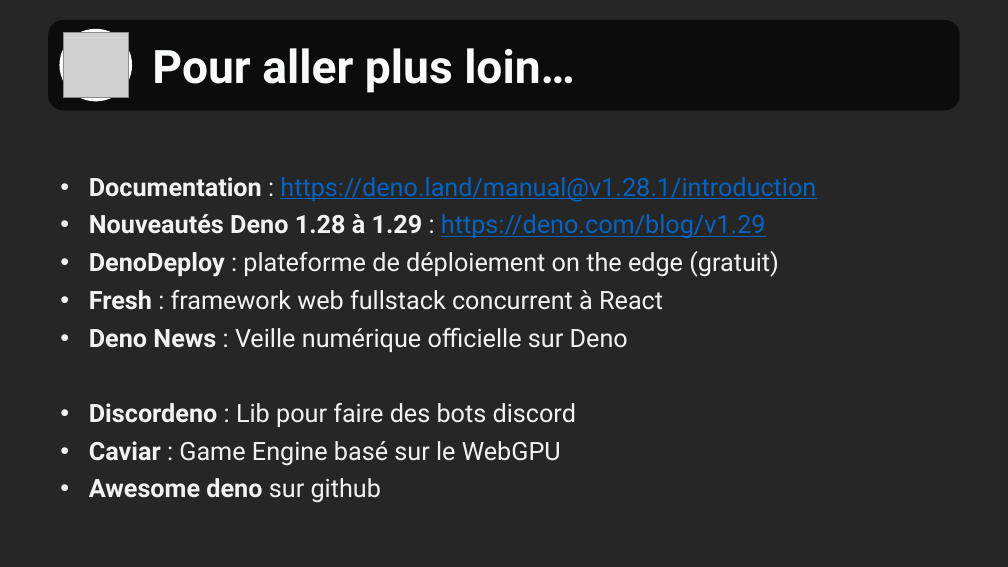
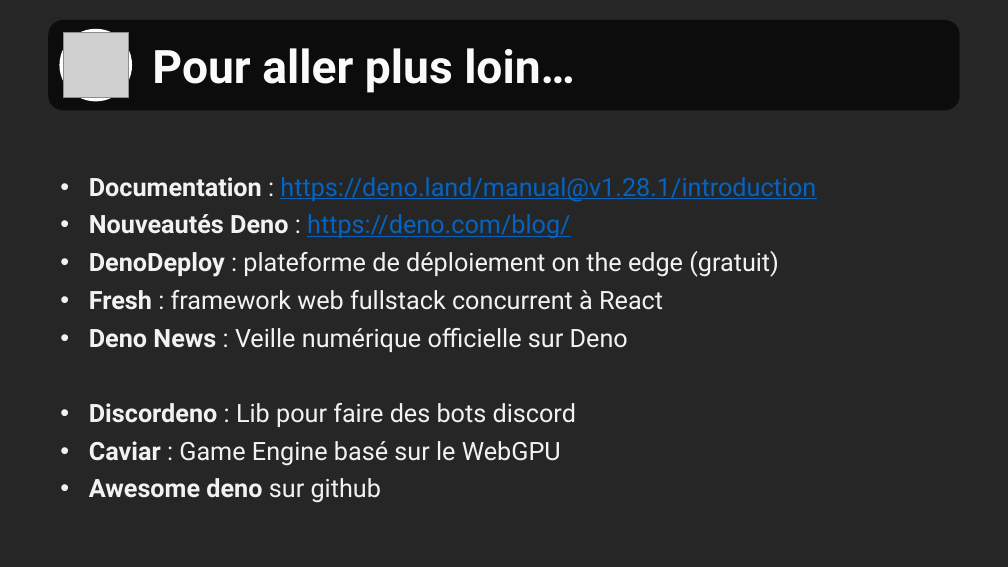
Before and after one commit to OnePantheon/Ateliers-deno, a slide deck: slide 16 of 01 - Introduction/documents/Introduction à Deno.pptx. Drawn at 1008x567 pixels with LibreOffice and Linux fonts; fonts in the diff are those of the drawing; grey boxes stand for pictures; background and template pictures are left out. Boxes give left, top, right and bottom in pixels: in the first picture for what was removed or moved away, otherwise in the second. Text is boxed around its words. In the diff, an @@ line names an element or a change of style, - is before the commit and + after.

```diff
--- a/01 - Introduction/documents/Introduction à Deno.pptx
+++ b/01 - Introduction/documents/Introduction à Deno.pptx
@@ subtitle at (89,214,570,238): text changed @@
-• Nouveautés Deno 1.28 à 1.29 : https://deno.com/blog/v1.29
+• Nouveautés Deno : https://deno.com/blog/
```
Also in this commit, not shown: 8 other slides changed, 2 other files.
